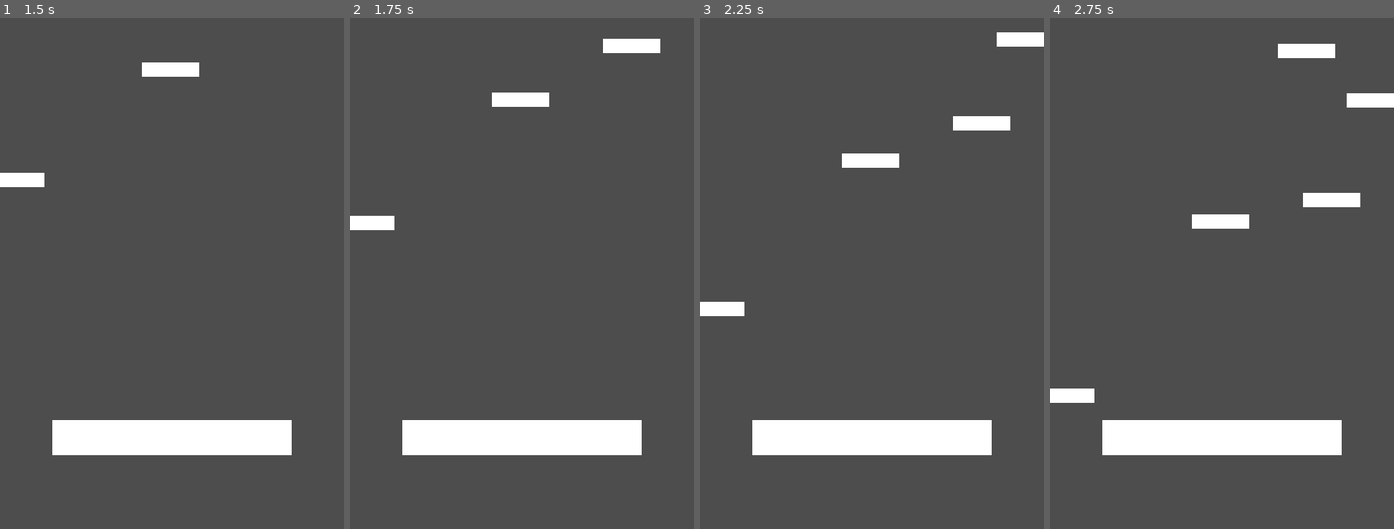
Above: before the commit, frames 1-4 (left to right).
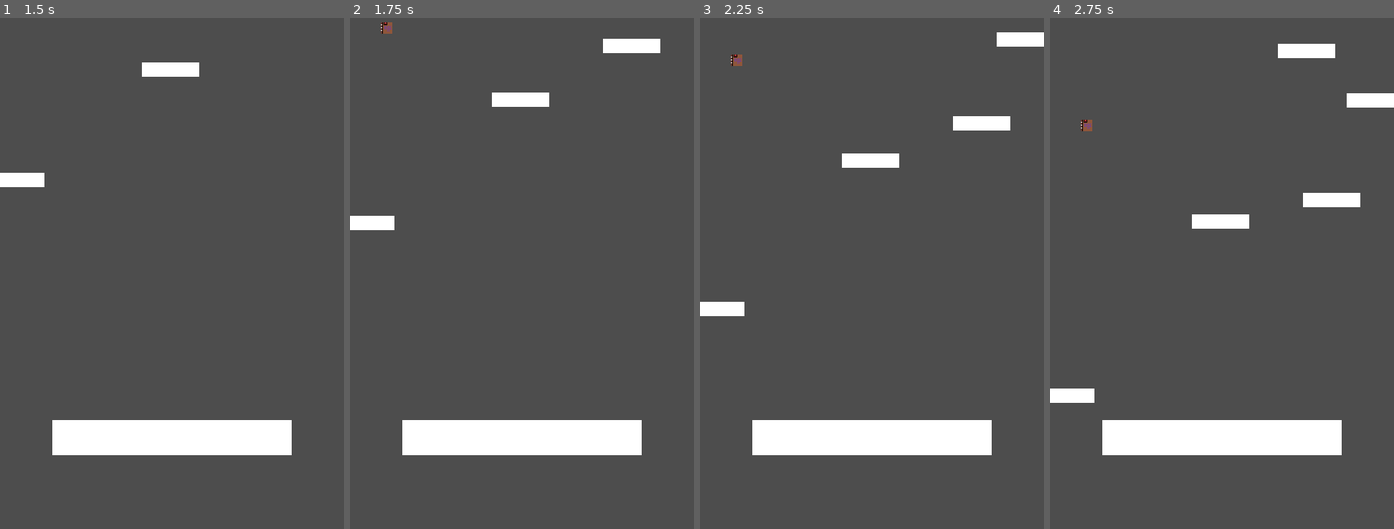
Above: after the commit, the same moments.

Repository: morleytj/running
Game: Godot game, scene res://main.tscn
Two runs of this game, one before a commit and one after it. Both use one fixed random seed, a clock stepped at 60 frames per second and the inputs below.
Inputs:
- Up to frame 1 (1.5 s): hold Right (move_right) from 0.53 s (still down); tap Space (jump) at 0.77 s
- Up to frame 2 (1.75 s): keep holding Right (move_right); tap Space (jump) at 1.52 s
- Up to frame 3 (2.25 s): release Right (move_right) at 2.03 s; hold Left (move_left) from 2.03 s (still down)
- Up to frame 4 (2.75 s): keep holding Left (move_left)

Frame 1 is identical in both runs. In frame 2, less than 0.1% of the frame differs, in the area x 8-13%, y 0-4%; in frame 3, less than 0.1%; in frame 4, less than 0.1%.

Commit message:
Code for dropping books

Diff:
--- /dev/null
+++ b/book.gd
@@ -0,0 +1,19 @@
+extends RigidBody2D
+@export var fall_speed = 300
+
+# Called when the node enters the scene tree for the first time.
+func _ready():
+	pass # Replace with function body.
+
+
+# Called every frame. 'delta' is the elapsed time since the previous frame.
+func _process(delta):
+	pass
+
+func _physics_process(delta):
+	#position.y += fall_speed*delta
+	pass
+
+
+func _on_visible_on_screen_notifier_2d_screen_exited():
+	queue_free()
--- /dev/null
+++ b/book.tscn
@@ -0,0 +1,22 @@
+[gd_scene load_steps=3 format=3 uid="uid://df8ep1r4hi20w"]
+
+[ext_resource type="Texture2D" uid="uid://b6pd1i77cypav" path="res://art/bookSprite.png" id="1_3mi6y"]
+[ext_resource type="Script" path="res://book.gd" id="1_jkbfg"]
+
+[node name="book" type="RigidBody2D"]
+gravity_scale = 0.2
+script = ExtResource("1_jkbfg")
+
+[node name="Sprite2D" type="Sprite2D" parent="."]
+texture_filter = 1
+position = Vector2(24, 16)
+scale = Vector2(1, 1)
+texture = ExtResource("1_3mi6y")
+
+[node name="CollisionShape2D" type="CollisionShape2D" parent="."]
+
+[node name="VisibleOnScreenNotifier2D" type="VisibleOnScreenNotifier2D" parent="."]
+position = Vector2(24, 16)
+scale = Vector2(0.825, 0.9)
+
+[connection signal="screen_exited" from="VisibleOnScreenNotifier2D" to="." method="_on_visible_on_screen_notifier_2d_screen_exited"]
--- a/main.gd
+++ b/main.gd
@@ -1,12 +1,14 @@
 extends Node2D
 
 @export var platform_scene: PackedScene
+@export var artifact_scene: PackedScene
 var score
 
 
 # Called when the node enters the scene tree for the first time.
 func _ready():
 	$PlatformTimer.start()
+	$ArtifactTimer.start()
 	new_game()
 	pass # Replace with function body.
 
@@ -42,3 +44,21 @@
 
 	#spawn the platform
 	add_child(newPlat)
+
+
+
+
+
+func _on_artifact_timer_timeout():
+	#create artifacts
+	var newArtifact = artifact_scene.instantiate()
+
+	#artifact path
+	var artifact_spawn_loc = get_node("ArtifactSpawnPath/ArtifactSpawnLocation")
+	artifact_spawn_loc.progress_ratio = randf()
+
+	#Set random position using the created var
+	newArtifact.position = artifact_spawn_loc.position
+
+	#spawn the platform
+	add_child(newArtifact)
--- a/main.tscn
+++ b/main.tscn
@@ -1,9 +1,10 @@
-[gd_scene load_steps=7 format=3 uid="uid://b4ayayle4uta0"]
+[gd_scene load_steps=9 format=3 uid="uid://b4ayayle4uta0"]
 
 [ext_resource type="Script" path="res://main.gd" id="1_68f62"]
 [ext_resource type="PackedScene" uid="uid://dy5wmmt36xvma" path="res://floor.tscn" id="1_wjm1g"]
 [ext_resource type="PackedScene" uid="uid://ct5d2wtofnjau" path="res://player.tscn" id="2_ihsri"]
 [ext_resource type="PackedScene" uid="uid://cfi4x8dursukx" path="res://falling_platform.tscn" id="2_rgmqg"]
+[ext_resource type="PackedScene" uid="uid://df8ep1r4hi20w" path="res://book.tscn" id="3_uvqxe"]
 
 [sub_resource type="Curve2D" id="Curve2D_4l70m"]
 _data = {
@@ -14,9 +15,16 @@
 [sub_resource type="RectangleShape2D" id="RectangleShape2D_48qq4"]
 size = Vector2(480, 17)
 
+[sub_resource type="Curve2D" id="Curve2D_smtud"]
+_data = {
+"points": PackedVector2Array(0, 0, 0, 0, 0, 0, 0, 0, 0, 0, 480, 0, 0, 0, 0, 0, 0, 0, 0, 0, 0, 0, 480, 0)
+}
+point_count = 4
+
 [node name="Main" type="Node2D"]
 script = ExtResource("1_68f62")
 platform_scene = ExtResource("2_rgmqg")
+artifact_scene = ExtResource("3_uvqxe")
 
 [node name="Floor" parent="." instance=ExtResource("1_wjm1g")]
 position = Vector2(240, 592)
@@ -33,7 +41,7 @@
 wait_time = 0.5
 
 [node name="ArtifactTimer" type="Timer" parent="."]
-wait_time = 0.5
+wait_time = 1.5
 
 [node name="StartTimer" type="Timer" parent="."]
 wait_time = 2.0
@@ -49,4 +57,10 @@
 [node name="StartPosition" type="Marker2D" parent="."]
 position = Vector2(240, 512)
 
+[node name="ArtifactSpawnPath" type="Path2D" parent="."]
+curve = SubResource("Curve2D_smtud")
+
+[node name="ArtifactSpawnLocation" type="PathFollow2D" parent="ArtifactSpawnPath"]
+
 [connection signal="timeout" from="PlatformTimer" to="." method="_on_platform_timer_timeout"]
+[connection signal="timeout" from="ArtifactTimer" to="." method="_on_artifact_timer_timeout"]
Binary file added: art/bookSprite.aseprite
Binary file added: art/bookSprite.png
Not shown, added: art/bookSprite.png.import
